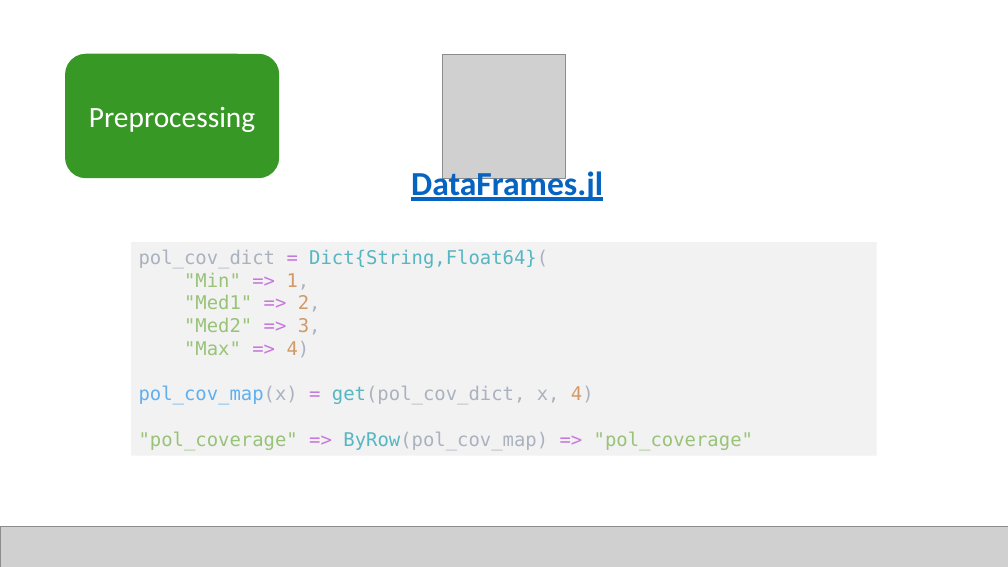
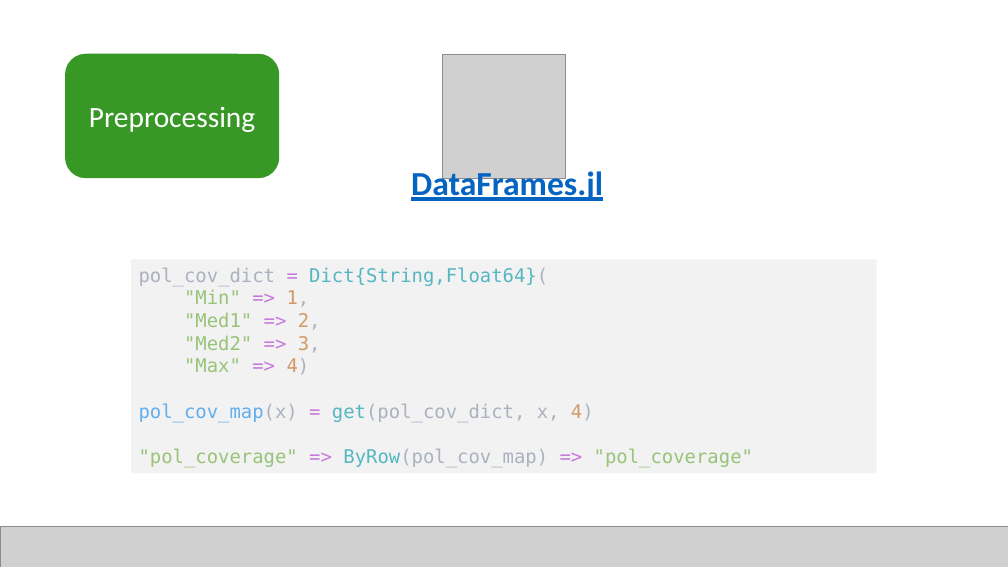
Before and after one commit to JuliaComputing/ScoringEngineDemo.jl, a slide deck: slide 6 of webinar-2022-02-15.pptx. Drawn at 1008x567 pixels with LibreOffice and Linux fonts; fonts in the diff are those of the drawing; grey boxes stand for pictures. Boxes give left, top, right and bottom in pixels: in the first picture for what was removed or moved away, otherwise in the second. Text is boxed around its words. In the diff, an @@ line names an element or a change of style, - is before the commit and + after.

```diff
--- a/webinar-2022-02-15.pptx
+++ b/webinar-2022-02-15.pptx
@@ rectangle "pol_cov_dict = Dict{String,Float64}(": place and size @@
-rectangle "pol_cov_dict = Dict{String,Float64}(" at box(132, 242, 877, 456)
+rectangle "pol_cov_dict = Dict{String,Float64}(" at box(132, 259, 877, 473)
```
Also in this commit, not shown: 5 other slides changed, 2 other files.
